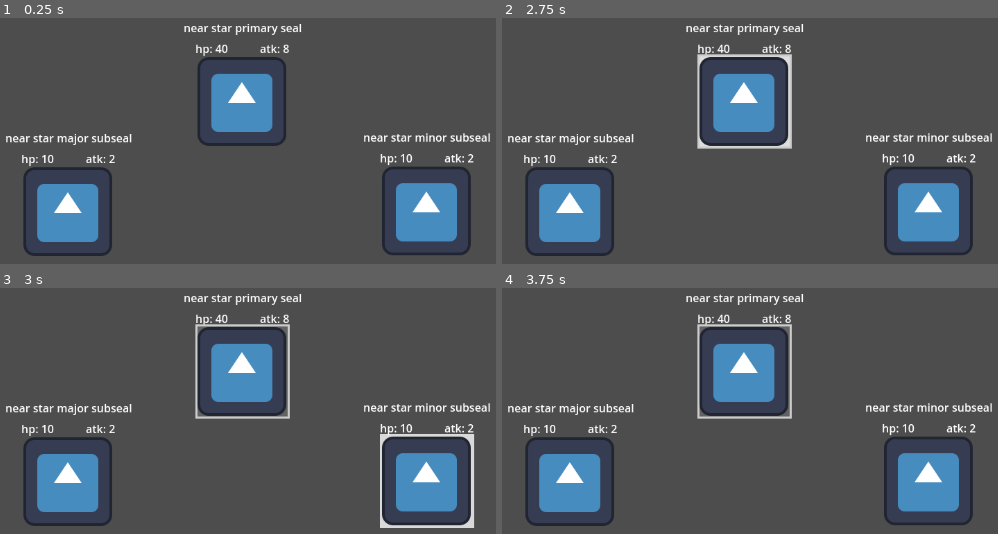
Above: before the commit, frames 1-4 (two rows, left to right).
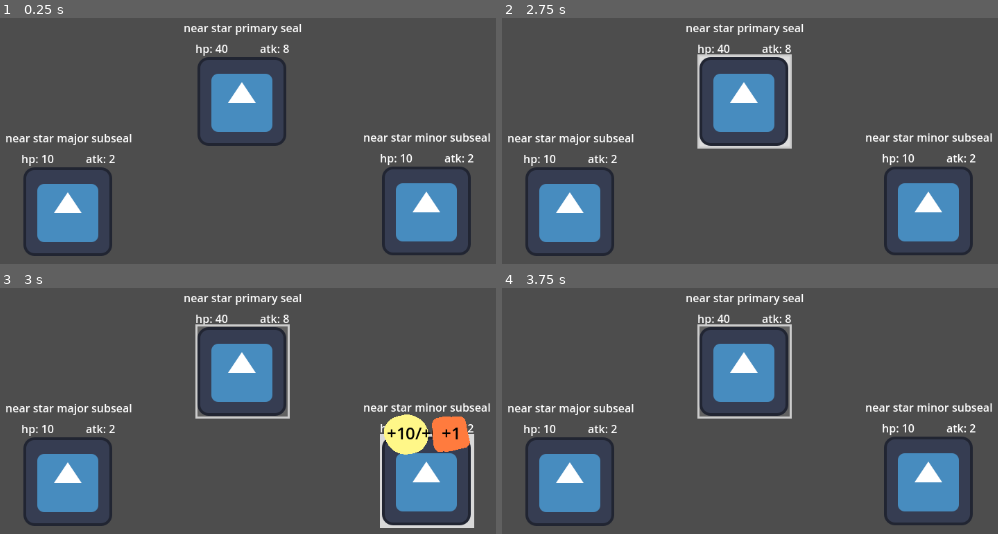
Above: after the commit, the same moments.

Repository: alex-mike-mark-again/godot-combat
Game: Godot game, scene res://troops/stage5b.tscn
Same seed, same stepped clock (60 frames per second), same inputs: the game is played once before the commit and once after it. This scene is started directly instead of the project's main scene. The engine's default icon, where the game draws it, is replaced by a stand-in: a white triangle on a blue panel in a dark square.
Inputs (mouse positions are in pixels of both pictures, inside the frame that each line leads up to):
- Up to frame 1 (0.25 s): no input
- Up to frame 2 (2.75 s): click (745, 101) at 0.52 s; click (745, 101) at 1.27 s; click (745, 101) at 2.02 s
- Up to frame 3 (3 s): tap Enter at 2.75 s; move the mouse to (461, 465) at 2.77 s
- Up to frame 4 (3.75 s): tap Space at 3.5 s; move the mouse to (626, 509) at 3.52 s

Frames 1-2 are identical in both runs. In frame 3, 2.1% of the frame differs, in the area x 77-95%, y 51-68%; in frame 4, nothing differs.

Commit message:
tweaks back half of the game. it's. technically completable

Diff:
--- a/main.tscn
+++ b/main.tscn
@@ -10,7 +10,7 @@
 script = ExtResource("4_qqxit")
 gameOver = NodePath("game_over")
 player = NodePath("Player")
-troops = ["res://troops/stage1b.tscn", "res://troops/stage2b.tscn", "res://troops/stage3b.tscn", "res://troops/stage4b.tscn", "res://troops/stage5b.tscn"]
+troops = ["res://troops/stage1b.tscn", "res://troops/stage2b.tscn", "res://troops/stage3b.tscn", "res://troops/stage4b.tscn", "res://troops/stage4half.tscn", "res://troops/stage5b.tscn"]
 
 [node name="game_over" parent="BattleManager" node_paths=PackedStringArray("battle_manager") instance=ExtResource("1_01dvc")]
 visible = false
--- a/troops/stage1b.tscn
+++ b/troops/stage1b.tscn
@@ -6,18 +6,13 @@
 [ext_resource type="Shader" path="res://ui/background.gdshader" id="3_o8glo"]
 [ext_resource type="Texture2D" uid="uid://ch8dyx6fiqyjh" path="res://sprites/bg_cell_grid.png" id="4_5abss"]
 [ext_resource type="Texture2D" uid="uid://crsqdtsyoglrl" path="res://sprites/bg_windows.png" id="4_eynfx"]
-[ext_resource type="Shader" path="res://ui/zooming.gdshader" id="5_hu13s"]
 
-[sub_resource type="ShaderMaterial" id="ShaderMaterial_dss5q"]
+[sub_resource type="ShaderMaterial" id="ShaderMaterial_vsqnt"]
 resource_local_to_scene = true
 shader = ExtResource("3_o8glo")
 shader_parameter/scroll_speed = 0.5
 
-[sub_resource type="ShaderMaterial" id="ShaderMaterial_y4wmp"]
-shader = ExtResource("5_hu13s")
-shader_parameter/u_resolution = Vector2(1152, 648)
-
-[sub_resource type="ShaderMaterial" id="ShaderMaterial_7h1aa"]
+[sub_resource type="ShaderMaterial" id="ShaderMaterial_4dym4"]
 resource_local_to_scene = true
 shader = ExtResource("3_o8glo")
 shader_parameter/scroll_speed = 0.5
@@ -36,24 +31,15 @@
 color = Color(0.32549, 0.360784, 0.662745, 1)
 
 [node name="BackgroundLayer2" parent="background" instance=ExtResource("2_iyebe")]
-material = SubResource("ShaderMaterial_dss5q")
+material = SubResource("ShaderMaterial_vsqnt")
 offset_right = 1148.0
 offset_bottom = 639.0
 texture = ExtResource("4_eynfx")
 scroll_speed = 0.5
 
-[node name="BackgroundLayer" parent="background" instance=ExtResource("2_iyebe")]
-visible = false
-material = SubResource("ShaderMaterial_y4wmp")
-offset_left = 2.0
-offset_top = -1.0
-offset_right = 1153.0
-offset_bottom = 644.0
-texture = ExtResource("4_5abss")
-
 [node name="BackgroundLayer3" parent="background" instance=ExtResource("2_iyebe")]
 modulate = Color(0.321569, 0.34902, 1, 1)
-material = SubResource("ShaderMaterial_7h1aa")
+material = SubResource("ShaderMaterial_4dym4")
 offset_right = 1165.0
 offset_bottom = 651.0
 texture = ExtResource("4_5abss")
--- /dev/null
+++ b/troops/stage4half.tscn
@@ -0,0 +1,38 @@
+[gd_scene load_steps=3 format=3 uid="uid://dmm60lacs8as5"]
+
+[ext_resource type="Script" path="res://troops/troop.gd" id="1_lcfo0"]
+[ext_resource type="PackedScene" uid="uid://d15w3qccq2gc8" path="res://enemies/enemy.tscn" id="2_04eht"]
+
+[node name="stage4half" type="Control"]
+layout_mode = 3
+anchors_preset = 0
+script = ExtResource("1_lcfo0")
+
+[node name="bg" type="Node" parent="."]
+
+[node name="enemies" type="Node" parent="."]
+
+[node name="gimme heat" parent="enemies" instance=ExtResource("2_04eht")]
+offset_left = 483.0
+offset_top = 129.0
+offset_right = 483.0
+offset_bottom = 129.0
+buff_atk = 3
+buff_rdc = -1
+
+[node name="gimme smoke" parent="enemies" instance=ExtResource("2_04eht")]
+offset_left = 852.0
+offset_top = 148.0
+offset_right = 852.0
+offset_bottom = 148.0
+buff_rdc = 1
+buff_max_hp = -10
+
+[node name="gimme light" parent="enemies" instance=ExtResource("2_04eht")]
+offset_left = 135.0
+offset_top = 139.0
+offset_right = 135.0
+offset_bottom = 139.0
+buff_atk = -2
+buff_hp = 10
+buff_max_hp = 10
--- a/troops/stage5b.tscn
+++ b/troops/stage5b.tscn
@@ -34,5 +34,7 @@
 offset_top = 248.0
 offset_right = 715.0
 offset_bottom = 248.0
+buff_atk = 1
+buff_hp = 10
 atk = 2
 maxHp = 10
Not shown: 1 places in troops/stage1b.tscn that only renumber resources
Not shown: 2 places in troops/stage2b.tscn that only renumber resources
